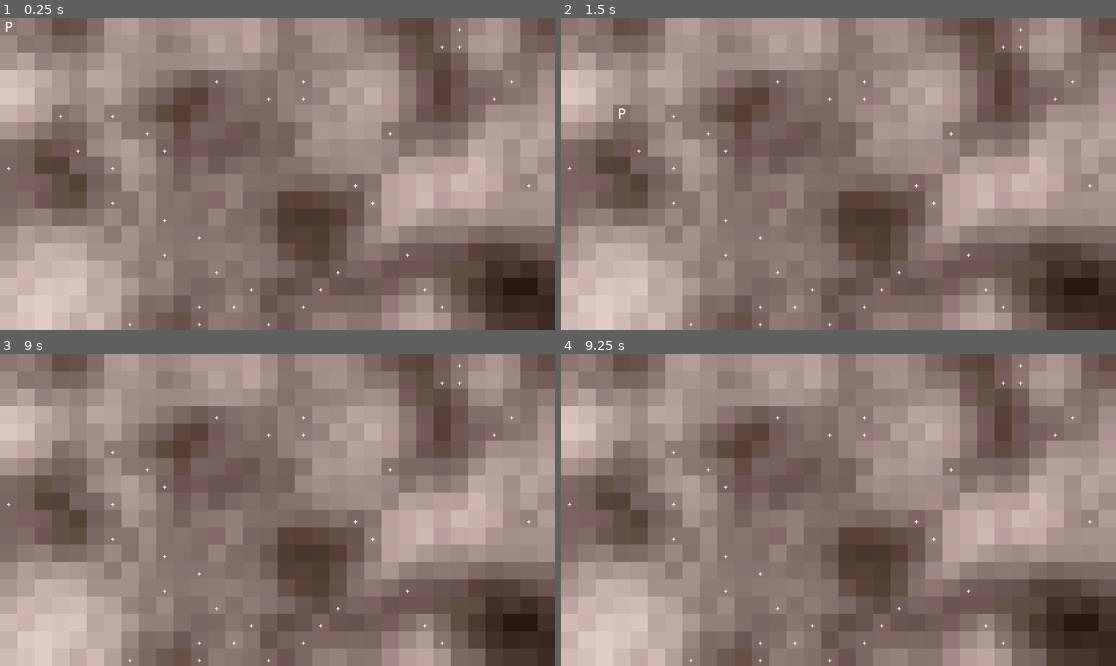
Above: before the commit, frames 1-4 (two rows, left to right).
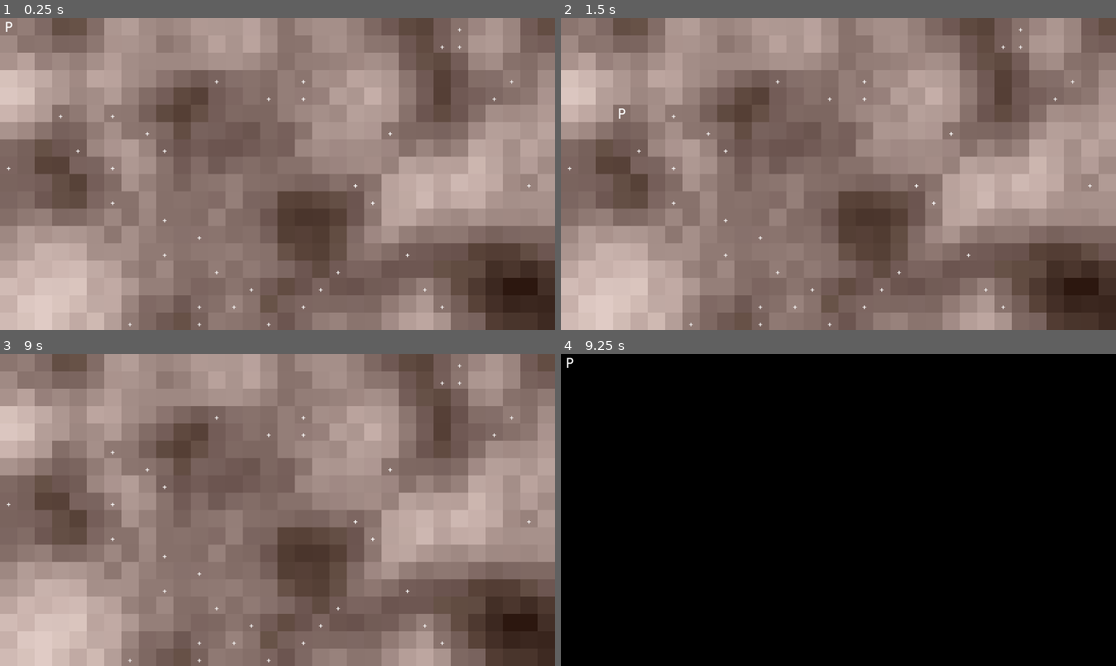
Above: after the commit, the same moments.

Repository: crystalfiction/rpg-simulator
Game: Godot game, scene res://src/controllers/world/world_controller.tscn
Same seed, same stepped clock (60 frames per second), same inputs: the game is played once before the commit and once after it.
Inputs:
- Up to frame 1 (0.25 s): no input
- Up to frame 2 (1.5 s): tap Enter at 0.5 s; hold S (world_speed) 0.53-1.28 s; tap S (world_speed) at 1.35 s
- Up to frame 3 (9 s): tap Space (world_pause) at 2, 3.5, 5 s; hold S (world_speed) 2.03-2.78 s; tap Enter at 2.75, 4.25 s; tap S (world_speed) every 1.5 s from 2.85 to 8.85 s; hold S (world_speed) 3.53-4.28 s; hold S (world_speed) 5.03-5.78 s; hold S (world_speed) 6.53-7.28 s; hold S (world_speed) 8.03-8.78 s
- Up to frame 4 (9.25 s): no input

Frames 1-3 are identical in both runs. In frame 4, 100% of the frame differs, in the area x 0-100%, y 0-100%.

Commit message:
added basic FileLogger

Diff:
--- a/project.godot
+++ b/project.godot
@@ -17,6 +17,10 @@
 config/name="RpgSimulator"
 run/main_scene="uid://do7g2cf1e0wer"
 config/features=PackedStringArray("4.6", "Forward Plus")
+
+[autoload]
+
+FileLogger="*uid://qlpf7wb35p58"
 
 [editor_plugins]
 
--- a/src/controllers/enemy/enemy_controller.gd
+++ b/src/controllers/entities/enemy/enemy_controller.gd
@@ -1,8 +1,9 @@
 extends Controller
 
 # references
+var FileLogger
 var enemy_scene = preload("res://src/entities/enemies/enemy.tscn")
-var actions_controller_script = preload("res://src/controllers/enemy/actions_controller.gd")
+var actions_controller_script = preload("res://src/controllers/entities/actions_controller.gd")
 
 var actions_controller: Controller
 
@@ -60,11 +61,11 @@
 		# attack is 0 this turn
 		p_attack = 0
 
-	print(
+	FileLogger.log_message((
 		p.name + " hits " + e.name + " for " +
-		str(p_attack) + " dmg.", "\n",
-		e.name + " health: " + str(e_health)
-	)
+		str(p_attack) + " dmg."
+	))
+	FileLogger.log_message(e.name + " health: " + str(e_health))
 
 	# check enemy state after combat
 	_check_enemies(self.enemies)
@@ -85,7 +86,8 @@
 
 # Called when the node enters the scene tree for the first time.
 func _ready() -> void:
-	pass
+	# get FileLogger
+	self.FileLogger = $"/root/FileLogger"
 
 
 # determines and processes enemy logic for a single time cycle
--- a/src/controllers/player/player_controller.gd
+++ b/src/controllers/entities/player/player_controller.gd
@@ -1,8 +1,9 @@
 extends Controller
 
 # references
+var FileLogger
 var player_scene = preload("res://src/entities/player/player.tscn")
-var actions_controller_script = preload("res://src/controllers/player/actions_controller.gd")
+var actions_controller_script = preload("res://src/controllers/entities/actions_controller.gd")
 
 var actions_controller: Controller
 
@@ -47,16 +48,14 @@
 	# reset player health to max post-encounter
 	self.player.data.stats.health = self.player.data.stats.max_health
 
-	print(
-		"src_lvl: " + str(self.player.data.stats.level) + " | ",
-		"src_exp: " + str(self.player.data.stats.exp) + " | ",
-		"exp_rate: " + str(self.exp_rate) + " | ",
-		"exp_cap: " + str(self.exp_cap),
-	)
+	FileLogger.log_message("src_lvl: " + str(self.player.data.stats.level))
+	FileLogger.log_message("src_exp: " + str(self.player.data.stats.exp))
+	FileLogger.log_message("exp_rate: " + str(self.exp_rate))
+	FileLogger.log_message("exp_cap: " + str(self.exp_cap))
 
 	# log if level up
 	if level_up:
-		print(self.player.name + " is now level " + str(self.player.data.stats.level))
+		FileLogger.log_message(self.player.name + " is now level " + str(self.player.data.stats.level))
 
 
 # returns an array of world resources
@@ -88,11 +87,9 @@
 		e_attack = 0
 
 	# log results
-	print(
-		e.name + " hits " + p.name + " for " +
-		str(e_attack) + " dmg.", "\n",
-		p.name + " health: " + str(p_health)
-	)
+	FileLogger.log_message((e.name + " hits " + p.name + " for "
+		+ str(e_attack) + " dmg."))
+	FileLogger.log_message(p.name + " health: " + str(p_health))
 
 	# check player state after combat
 	_check_player(self.player)
@@ -146,13 +143,15 @@
 
 # Called when the node enters the scene tree for the first time.
 func _ready() -> void:
+	# get FileLogger
+	self.FileLogger = $"/root/FileLogger"
 	## TODO: account for multiple players
 	# initialize the player entity as scene
 	var new_player = _init_player_entity()
 	if new_player:
 		# initialize the actions controller on player
 		new_player = _init_actions_controller(new_player)
-		print("Player initialized.")
+		FileLogger.log_message("Player initialized.")
 		self.world.data.player = self.player
 
 
@@ -169,7 +168,7 @@
 func _process_cycle():
 	# only process if time cycling,
 	var time_controller = world.data.controller.time_controller
-	if time_controller.cycling && self.world:
+	if time_controller.cycling && self.player:
 		# check player health,
 		_check_player(self.player)
 
@@ -214,7 +213,7 @@
 				self.world.data.terrain.resources.count -= 1
 				# give resources to player
 				self.player.data.resources.food += 1
-				print("Resource acquired.")
+				FileLogger.log_message("Resource acquired.")
 
 		# if player encountering,
 		elif self.world.data.terrain.resources.count > 0 && (
@@ -239,7 +238,7 @@
 				self.world.data.terrain.resources.count -= 1
 				# give resources to player
 				self.player.data.resources.food += 1
-				print("Resource acquired.")
+				FileLogger.log_message("Resource acquired.")
 
 		# if no resources in world,
 		elif self.world.data.terrain.resources.count == 0:
--- /dev/null
+++ b/src/controllers/utils/logger.gd
@@ -0,0 +1,37 @@
+extends Node
+
+const LOG_FILE_PATH = "res://world_log.txt"
+
+func _ready() -> void:
+    var file = FileAccess.open(LOG_FILE_PATH, FileAccess.WRITE)
+    if file:
+        file.store_string("[%s] --- Logger Initialized ---\n" % _get_timestamp())
+        file.close()
+
+static func log_message(message: String, level: String = "INFO") -> void:
+    var timestamp = _get_timestamp()
+    var formatted_message = "[%s] [%s] %s\n" % [timestamp, level.to_upper(), message]
+    print(formatted_message.strip_edges())
+
+    # check file validity,
+    var file: FileAccess
+    if not FileAccess.file_exists(LOG_FILE_PATH):
+        file = FileAccess.open(LOG_FILE_PATH, FileAccess.WRITE)
+    else:
+        file = FileAccess.open(LOG_FILE_PATH, FileAccess.READ_WRITE)
+        if file:
+            file.seek_end() # move cursor to end of file
+
+    # if file valid, write
+    if file:
+        file.store_string(formatted_message)
+        file.flush() # force write immediately to prevent data loss
+        file.close()
+
+
+static func _get_timestamp() -> String:
+    var datetime = Time.get_datetime_dict_from_system()
+    return "%04d-%02d-%02d %02d:%02d:%02d" % [
+        datetime.year, datetime.month, datetime.day,
+        datetime.hour, datetime.minute, datetime.second
+    ]
--- a/src/controllers/world/encounter_controller.gd
+++ b/src/controllers/world/encounter_controller.gd
@@ -1,4 +1,7 @@
 extends Controller
+
+# refs
+var FileLogger
 
 # components
 var encounters = {
@@ -9,7 +12,7 @@
 	"enemies": [],
 	"n_enemies": 0,
 }
-var encounter_chance: float = 0.5
+var encounter_chance: float = 0.33
 var n_encounters = 0
 
 var encountering = false
@@ -56,7 +59,7 @@
 			current_encounter.n_enemies = new_enemies.size()
 			self.encounter = current_encounter
 			self.encountering = true
-			print("Encounter spawned!")
+			FileLogger.log_message("Encounter spawned!")
 
 	return current_encounter
 
@@ -97,6 +100,8 @@
 
 ## Called when the node enters the scene tree for the first time.
 func _ready() -> void:
+	# get FileLogger
+	self.FileLogger = $"/root/FileLogger"
 	# initialize encounter system
 	var results = _init_controller()
 	var is_OK = results[0]
@@ -108,11 +113,11 @@
 		self.parent.terrain.encounters = self.encounters
 	else:
 		# log results if error
-		print(results)
+		FileLogger.log_message(results)
 
 
 func _process_encounter(current_encounter: Dictionary):
-	print("Processing encounter...")
+	FileLogger.log_message("Processing encounter...")
 	var enemies = current_encounter.enemies
 	var p = current_encounter.player
 	# for each player,
--- a/src/controllers/world/resource_controller.gd
+++ b/src/controllers/world/resource_controller.gd
@@ -1,4 +1,7 @@
 extends Controller
+
+# refs
+var FileLogger
 
 # components
 var resources = {
@@ -77,8 +80,8 @@
 		metrics_v += keys[m] + ": " + str(snapped(metrics[keys[m]], 0.001))
 		if m < keys.size() - 1:
 			metrics_v += " | "
-	print(metrics_v)
-	print(
+	FileLogger.log_message(metrics_v)
+	FileLogger.log_message(
 		"resources_generated: " + str(self.resources.count)
 	)
 
@@ -119,6 +122,9 @@
 
 # Called when the node enters the scene tree for the first time.
 func _ready() -> void:
+	# get FileLogger
+	self.FileLogger = $"/root/FileLogger"
+
 	# initialize resource system
 	var results = _init_controller(self.resources.tile_map)
 	var is_OK = results[0]
--- a/src/controllers/world/terrain_controller.gd
+++ b/src/controllers/world/terrain_controller.gd
@@ -2,6 +2,7 @@
 extends Controller
 
 # refs
+var FileLogger
 var tile_scene = preload("res://src/entities/world/tile.tscn")
 var weather_controller_script = preload("res://src/controllers/world/weather_controller.gd")
 var resource_controller_script = preload("res://src/controllers/world/resource_controller.gd")
@@ -165,13 +166,11 @@
 	if condition:
 		# conditions met
 		# only print last iteration
-		print(
-			"iterations: " + str(terrain_iterations) + " | ",
-			"tiles: " + str(count) + " | ",
-			"avg_density: " + str(snapped(avg_density, 0.0001)) + " | ",
-			"avg_dist_sq " + str(snapped(avg_dist_sq, 0.0001)) + " | ",
-			"threshold " + str(snapped(threshold, 0.0001))
-		)
+		FileLogger.log_message("iterations: " + str(terrain_iterations))
+		FileLogger.log_message("tiles: " + str(count))
+		FileLogger.log_message("avg_density: " + str(snapped(avg_density, 0.0001)))
+		FileLogger.log_message("avg_dist_sq " + str(snapped(avg_dist_sq, 0.0001)))
+		FileLogger.log_message("threshold " + str(snapped(threshold, 0.0001)))
 		# flag result
 		result = true
 
@@ -186,7 +185,7 @@
 
 # optimizes terrain in the world tile map
 func _optimize_terrain(terrain_map: Array) -> bool:
-	print("Optimizing terrain...")
+	FileLogger.log_message("Optimizing terrain...")
 
 	# run terrain optimization cycle
 	var optimized = false
@@ -437,6 +436,9 @@
 ## initializes controller dependencies: weather, resources, encounters
 # Called when the node enters the scene tree for the first time.
 func _ready() -> void:
+	# get FileLogger
+	self.FileLogger = $"/root/FileLogger"
+
 	# initialize terrain system
 	_init_controller()
 
@@ -463,7 +465,7 @@
 			# if error initializing...
 			if result != OK:
 				# print error & pause tree
-				print(error_string(result) + " at script " + str(s))
+				FileLogger.log_message(error_string(result) + " at script " + str(s))
 				self.get_tree().paused = true
 			# if no errors...
 			else:
@@ -482,10 +484,10 @@
 # processes the controller's time cycle
 func _process_cycle():
 	## General terrain cycle logic
-	# check map completion regardless of time cycle state
-	if self.world.data.terrain.map_complete:
-		# initialize a new terrain
-		_generate_terrain()
+		# check map completion regardless of time cycle state
+		if self.world.data.terrain.map_complete:
+			# initialize a new terrain
+			_generate_terrain()
 
 
 # Called every frame. 'delta' is the elapsed time since the previous frame.
--- a/src/controllers/world/time_controller.gd
+++ b/src/controllers/world/time_controller.gd
@@ -1,6 +1,7 @@
 extends Controller
 
 # references
+var FileLogger
 var terrain_controller: Controller
 var player_controller: Controller
 var enemy_controller: Controller
@@ -50,9 +51,12 @@
 
 # Called when the node enters the scene tree for the first time.
 func _ready() -> void:
+	# get FileLogger
+	self.FileLogger = $"/root/FileLogger"
+
 	# initialize the controller
 	_init_controller()
-	print("Time initialized.")
+	FileLogger.log_message("Time initialized.")
 
 
 # process time-level data for cycle
@@ -69,7 +73,7 @@
 			# flag time as cycling
 			self.cycling = true
 			# TODO: do time processing
-			print("Starting cycle " + str(self.cycles))
+			FileLogger.log_message("Starting cycle " + str(self.cycles))
 		# if not frame interval,
 		else:
 			# not cycling
--- a/src/controllers/world/weather_controller.gd
+++ b/src/controllers/world/weather_controller.gd
@@ -1,4 +1,7 @@
 extends Controller
+
+# refs
+var FileLogger
 
 # components
 var weather = {
@@ -118,7 +121,7 @@
 
 # processes weather for the current weather_map
 func _optimize_weather(tile_map: Array) -> Array:
-	print("Optimizing weather...")
+	FileLogger.log_message("Optimizing weather...")
 
 	# calculate features
 	var new_metrics: Dictionary
@@ -138,13 +141,11 @@
 		var result = _apply_erosion(tile_map)
 		erosion_cycle += 1
 		# log metrics if complete
-		print(
-			"avg_rainfall: " + str(snapped(new_metrics.avg_rainfall, 0.001)) + " | ",
-			"avg_drainage: " + str(snapped(new_metrics.avg_drainage, 0.001)) + " | ",
-			"avg_water: " + str(snapped(new_metrics.avg_water, 0.001)) + " | ",
-			"avg_erosion: " + str(snapped(new_metrics.avg_erosion * erosion_cycle, 0.001)) + " | ",
-			"erosion_cycles: " + str(snapped(erosion_cycle, 0.001)),
-		)
+		FileLogger.log_message("avg_rainfall: " + str(snapped(new_metrics.avg_rainfall, 0.001)))
+		FileLogger.log_message("avg_drainage: " + str(snapped(new_metrics.avg_drainage, 0.001)))
+		FileLogger.log_message("avg_water: " + str(snapped(new_metrics.avg_water, 0.001)))
+		FileLogger.log_message("avg_erosion: " + str(snapped(new_metrics.avg_erosion * erosion_cycle, 0.001)))
+		FileLogger.log_message("erosion_cycles: " + str(snapped(erosion_cycle, 0.001)))
 		# test result
 		if result:
 			## TODO: elaborate on optimization
@@ -198,6 +199,9 @@
 
 # Called when the node enters the scene tree for the first time.
 func _ready() -> void:
+	# get FileLogger
+	self.FileLogger = $"/root/FileLogger"
+
 	# initialize controller with terrain given on initialization
 	_init_controller(self.weather.tile_map)
 	# optimize weather
--- a/src/controllers/world/world_controller.gd
+++ b/src/controllers/world/world_controller.gd
@@ -4,10 +4,11 @@
 # utils
 var utils_script = preload("res://src/controllers/utils/utils.gd")
 var utils
+var FileLogger
 # script references
 var terrain_controller_script = preload("res://src/controllers/world/terrain_controller.gd")
-var player_controller_script = preload("res://src/controllers/player/player_controller.gd")
-var enemy_controller_script = preload("res://src/controllers/enemy/enemy_controller.gd")
+var player_controller_script = preload("res://src/controllers/entities/player/player_controller.gd")
+var enemy_controller_script = preload("res://src/controllers/entities/enemy/enemy_controller.gd")
 # scene references
 var world_scene = preload("res://src/entities/world/world.tscn")
 var time_controller_scene = preload("res://src/controllers/world/time_controller.tscn")
@@ -140,11 +141,11 @@
 # initializes controller dependencies
 func _init_controllers() -> void:
 	# init controller utils script
-	var new_utils = utils_script.new()
+	var new_utils = self.utils_script.new()
 	if new_utils:
 		self.utils = new_utils
 	else:
-		print("World utils error.")
+		FileLogger.log_message("Failed to intiialize utils.")
 
 	# init functions array
 	var init_controllers = [
@@ -161,18 +162,19 @@
 		# if error initializing...
 		if result != OK:
 			# print error & pause tree
-			print(error_string(result) + " at script " + str(s))
+			FileLogger.log_message(error_string(result) + " at script " + str(s))
 			self.get_tree().paused = true
 
 
 # Called when the node enters the scene tree for the first time.
 func _ready() -> void:
-	print("Initializing world...")
+	self.FileLogger = $"/root/FileLogger"
+	FileLogger.log_message("Initializing world...")
 
 	# initialize controller dependencies
 	_init_controllers()
 
-	print("World initialized.")
+	FileLogger.log_message("World initialized.")
 
 
 ## accepts current world entity,
@@ -185,8 +187,10 @@
 			# process conditions depending on World.data
 			# if player dead,
 			if self.world.data.player == null:
+				# game is over,
+				FileLogger.log_message("Game over.")
 				# reload world
-				pass
+				reload_world()
 
 
 # Called every frame. 'delta' is the elapsed time since the previous frame.
Renamed: src/controllers/player/actions/action.gd -> src/controllers/entities/actions/action.gd
Renamed: src/controllers/player/actions/action.gd.uid -> src/controllers/entities/actions/action.gd.uid
Renamed: src/controllers/player/actions_controller.gd -> src/controllers/entities/actions_controller.gd
Renamed: src/controllers/enemy/actions_controller.gd -> src/controllers/entities/enemy/actions_controller.gd
Renamed: src/controllers/enemy/actions_controller.gd.uid -> src/controllers/entities/enemy/actions_controller.gd.uid
Renamed: src/controllers/enemy/enemy_controller.gd.uid -> src/controllers/entities/enemy/enemy_controller.gd.uid
Renamed: src/controllers/player/actions_controller.gd.uid -> src/controllers/entities/player/actions_controller.gd.uid
Renamed: src/controllers/player/player_controller.gd.uid -> src/controllers/entities/player/player_controller.gd.uid
Not shown, added: src/controllers/utils/logger.gd.uid
Not shown, added: world_log.txt
